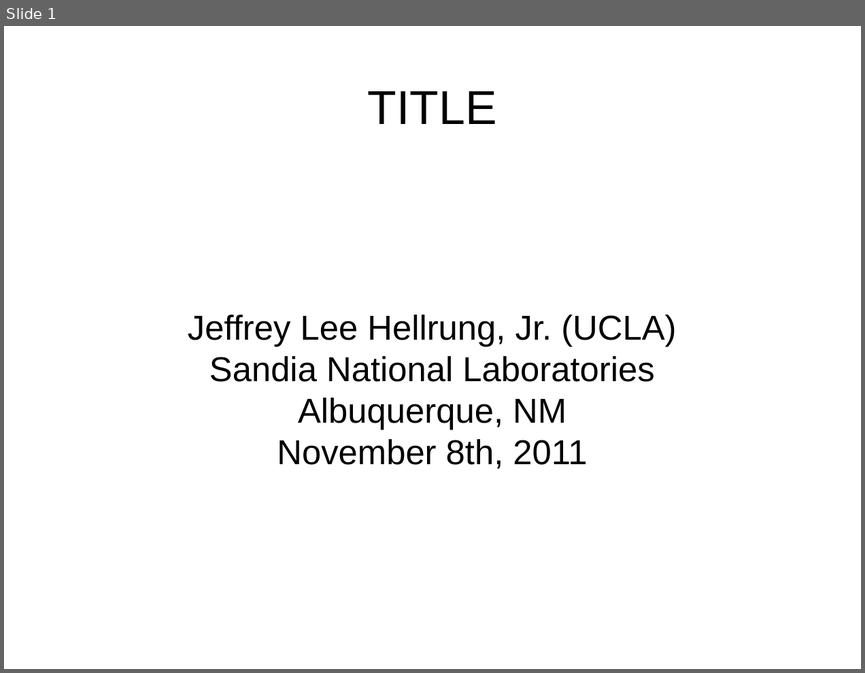
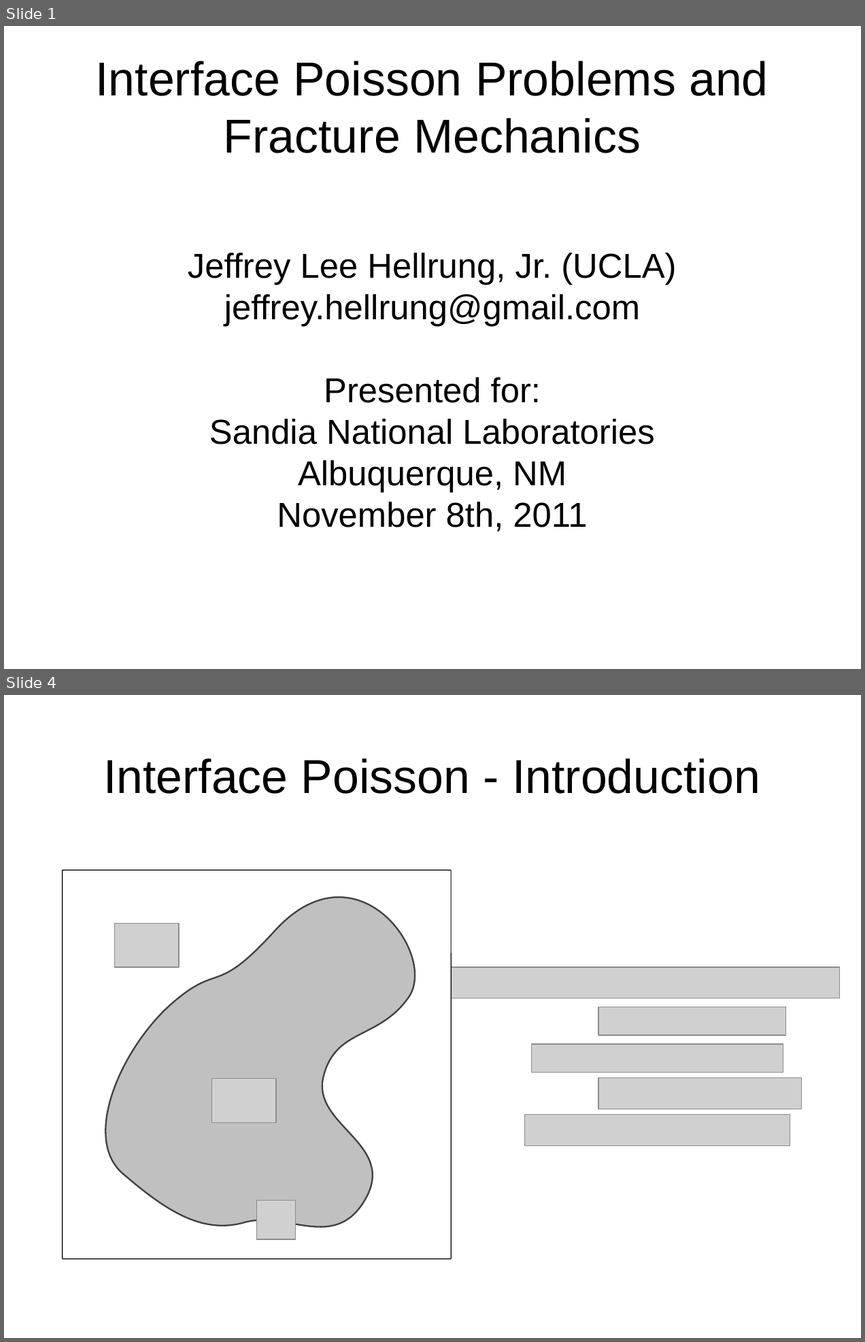
Before and after one commit to jhellrung/documents, a slide deck: presentations/sandia.2011.11.08/slides.odp. Shown one above the other, each under a label of ours: slide 1 before the commit, slides 1 and 4 after it; the slides between them are not shown. The pictures are 865x673 and 865x1342 pixels, drawn with LibreOffice and Linux fonts; fonts in the diff are those of the drawing; grey boxes stand for pictures. Boxes give left, top, right and bottom in pixels: in the first picture for what was removed or moved away, otherwise in the second. Text is boxed around its words. In the diff, an @@ line names an element or a change of style, - is before the commit and + after.

```diff
--- a/presentations/sandia.2011.11.08/slides.odp
+++ b/presentations/sandia.2011.11.08/slides.odp
@@ slide 4 added at (x1=4, y1=695, x2=861, y2=1338), background #FFFFFF @@
@@ title added at (x1=103, y1=758, x2=760, y2=794), 44 pt, text #000000 @@
+Interface Poisson - Introduction
@@ freeform shape added at (x1=106, y1=897, x2=415, y2=1227), fill #C0C0C0, outline #404040 1.45 pt @@
@@ picture added at (x1=114, y1=923, x2=179, y2=967) @@
@@ picture added at (x1=451, y1=967, x2=840, y2=998) @@
@@ picture added at (x1=599, y1=1006, x2=786, y2=1035) @@
@@ picture added at (x1=532, y1=1044, x2=783, y2=1072) @@
@@ picture added at (x1=211, y1=1079, x2=276, y2=1123) @@
@@ picture added at (x1=599, y1=1078, x2=802, y2=1109) @@
@@ picture added at (x1=525, y1=1114, x2=790, y2=1146) @@
@@ picture added at (x1=257, y1=1200, x2=296, y2=1239) @@
@@ group added at (x1=62, y1=870, x2=451, y2=1259): 4 lines @@
@@ slide 1 changed as well @@
@@ title at (x1=95, y1=61, x2=768, y2=153): text changed @@
-TITLE
+Interface Poisson Problems and Fracture Mechanics
@@ subtitle at (x1=224, y1=294, x2=640, y2=403): paragraphs added @@
+jeffrey.hellrung@gmail.com
+Presented for:
```
Also in this commit, not shown: 3 other slides added, 1 slide removed, 2 other files.
